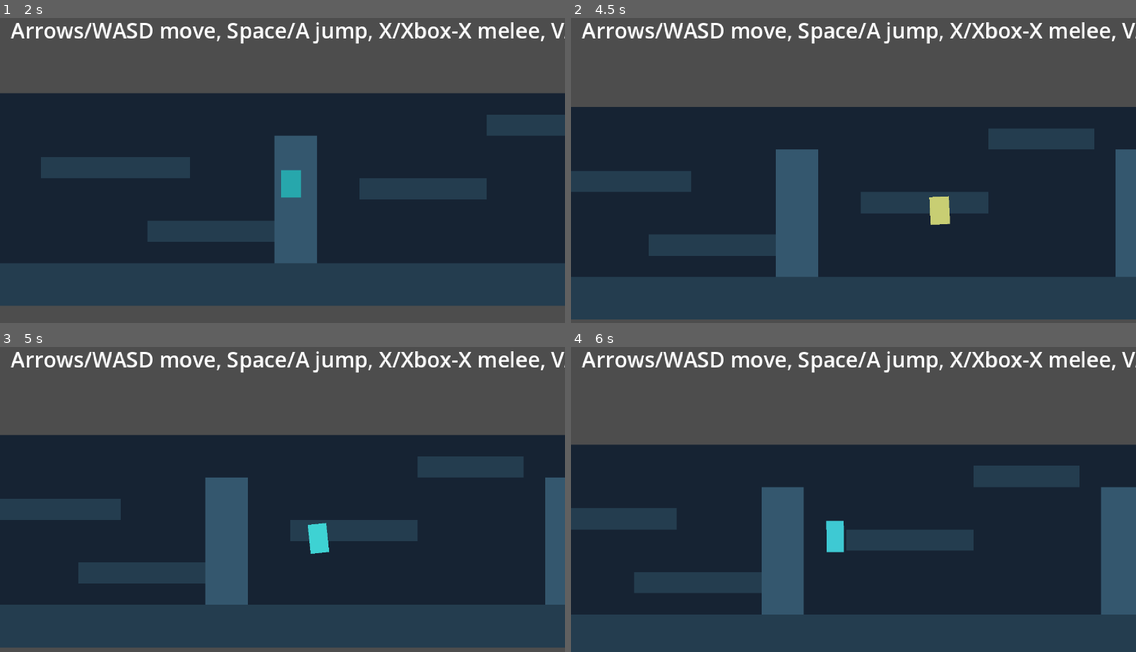
Above: before the commit, frames 1-4 (two rows, left to right).
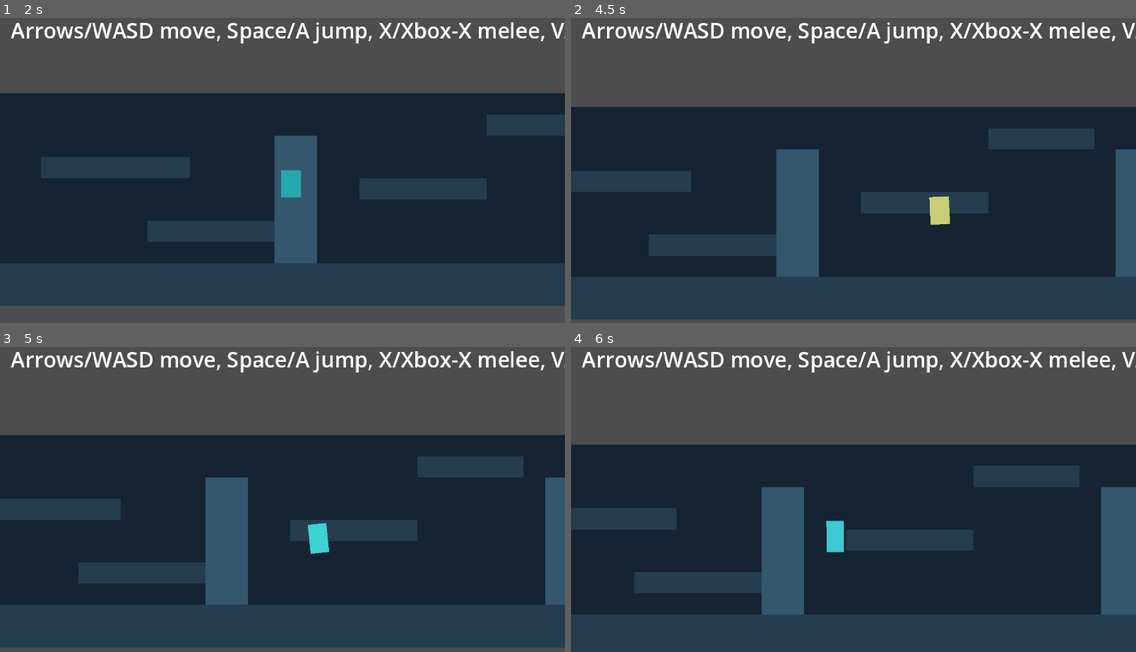
Above: after the commit, the same moments.

Repository: andrewgilliland/awash
Game: Godot game, scene res://scenes/main.tscn
Same seed, same stepped clock (60 frames per second), same inputs: the game is played once before the commit and once after it.
Inputs:
- Up to frame 1 (2 s): tap Enter at 0.5 s; hold Right (move_right) from 0.53 s (still down); tap E (interact) at 0.6 s; tap Space (jump) at 0.77, 1.52 s; tap X (melee_attack) at 1.35 s
- Up to frame 2 (4.5 s): release Right (move_right) at 2.03 s; hold Left (move_left) 2.03-2.78 s; tap V (ranged_attack) at 2.1 s; hold Right (move_right) 2.78-4.28 s; tap C at 2.85 s; tap Space (jump) at 3.02, 3.77 s; tap E (interact) at 3.6 s; hold Left (move_left) from 4.28 s (still down); tap X (melee_attack) at 4.35 s
- Up to frame 3 (5 s): keep holding Left (move_left); tap Space (jump) at 4.52 s
- Up to frame 4 (6 s): release Left (move_left) at 5.03 s; hold Right (move_right) 5.03-5.78 s; tap V (ranged_attack) at 5.1 s; hold Left (move_left) from 5.78 s (still down); tap C at 5.85 s

Frame 1 is identical in both runs. In frame 2, 0.1% of the frame differs, in the area x 36-44%, y 43-85%; in frame 3, less than 0.1%; in frame 4, less than 0.1%.

Commit message:
Step 8 polish: expand biome 01 to 8-room layout

Diff:
--- a/scenes/world/world_biome_01.tscn
+++ b/scenes/world/world_biome_01.tscn
@@ -1,9 +1,9 @@
-[gd_scene load_steps=9 format=3]
+[gd_scene load_steps=13 format=3]
 
 [ext_resource type="Script" path="res://scripts/world/world_biome_01.gd" id="1_8yj6f"]
 
 [sub_resource type="RectangleShape2D" id="RectangleShape2D_floor"]
-size = Vector2(1024, 64)
+size = Vector2(2048, 64)
 
 [sub_resource type="RectangleShape2D" id="RectangleShape2D_r1"]
 size = Vector2(96, 16)
@@ -23,6 +23,18 @@
 [sub_resource type="RectangleShape2D" id="RectangleShape2D_r4"]
 size = Vector2(112, 16)
 
+[sub_resource type="RectangleShape2D" id="RectangleShape2D_r5a"]
+size = Vector2(96, 16)
+
+[sub_resource type="RectangleShape2D" id="RectangleShape2D_r6a"]
+size = Vector2(128, 16)
+
+[sub_resource type="RectangleShape2D" id="RectangleShape2D_r7a"]
+size = Vector2(112, 16)
+
+[sub_resource type="RectangleShape2D" id="RectangleShape2D_r8a"]
+size = Vector2(144, 16)
+
 [node name="WorldBiome01" type="Node2D"]
 script = ExtResource("1_8yj6f")
 
@@ -40,7 +52,7 @@
 [node name="Collision" type="Node2D" parent="."]
 
 [node name="Floor" type="StaticBody2D" parent="Collision"]
-position = Vector2(280, 240)
+position = Vector2(792, 240)
 
 [node name="CollisionShape2D" type="CollisionShape2D" parent="Collision/Floor"]
 shape = SubResource("RectangleShape2D_floor")
@@ -81,5 +93,29 @@
 [node name="CollisionShape2D" type="CollisionShape2D" parent="Collision/Room4Platform"]
 shape = SubResource("RectangleShape2D_r4")
 
+[node name="Room5Platform" type="StaticBody2D" parent="Collision"]
+position = Vector2(1072, 160)
+
+[node name="CollisionShape2D" type="CollisionShape2D" parent="Collision/Room5Platform"]
+shape = SubResource("RectangleShape2D_r5a")
+
+[node name="Room6Platform" type="StaticBody2D" parent="Collision"]
+position = Vector2(1240, 144)
+
+[node name="CollisionShape2D" type="CollisionShape2D" parent="Collision/Room6Platform"]
+shape = SubResource("RectangleShape2D_r6a")
+
+[node name="Room7Platform" type="StaticBody2D" parent="Collision"]
+position = Vector2(1480, 160)
+
+[node name="CollisionShape2D" type="CollisionShape2D" parent="Collision/Room7Platform"]
+shape = SubResource("RectangleShape2D_r7a")
+
+[node name="Room8Platform" type="StaticBody2D" parent="Collision"]
+position = Vector2(1704, 176)
+
+[node name="CollisionShape2D" type="CollisionShape2D" parent="Collision/Room8Platform"]
+shape = SubResource("RectangleShape2D_r8a")
+
 [node name="Spawn" type="Marker2D" parent="."]
 position = Vector2(90, 180)
--- a/scripts/player/player.gd
+++ b/scripts/player/player.gd
@@ -59,7 +59,7 @@
 @export var camera_look_ahead_distance: float = 36.0
 @export var camera_look_ahead_vertical: float = 20.0
 @export var camera_look_ahead_lerp_speed: float = 8.0
-@export var camera_room_bounds: Rect2 = Rect2(-232.0, 0.0, 1024.0, 270.0)
+@export var camera_room_bounds: Rect2 = Rect2(-232.0, 0.0, 2048.0, 270.0)
 
 var _input_direction: float = 0.0
 var _coyote_timer: float = 0.0
--- a/scripts/world/world_biome_01.gd
+++ b/scripts/world/world_biome_01.gd
@@ -1,7 +1,7 @@
 extends Node2D
 
 const TILE_SIZE: int = 16
-const ROOM_COUNT: int = 4
+const ROOM_COUNT: int = 8
 const ROOM_WIDTH_TILES: int = 16
 const MAP_HEIGHT_TILES: int = 16
 const FLOOR_Y: int = 14
@@ -92,6 +92,22 @@
 	_fill_rect(_ground_layer, source_id, ATLAS_GROUND, 52, 58, 11, 11)
 	_fill_rect(_foreground_layer, source_id, ATLAS_FOREGROUND, 60, 62, 10, 10)
 
+	# Room 5 vertical climb path.
+	_fill_rect(_ground_layer, source_id, ATLAS_GROUND, 68, 73, 10, 10)
+	_fill_rect(_ground_layer, source_id, ATLAS_GROUND, 74, 78, 7, 7)
+
+	# Room 6 long finish platform.
+	_fill_rect(_ground_layer, source_id, ATLAS_GROUND, 84, 92, 9, 9)
+	_fill_rect(_foreground_layer, source_id, ATLAS_FOREGROUND, 93, 94, 8, 12)
+
+	# Room 7 staggered route.
+	_fill_rect(_ground_layer, source_id, ATLAS_GROUND, 100, 106, 10, 10)
+	_fill_rect(_ground_layer, source_id, ATLAS_GROUND, 108, 111, 7, 7)
+
+	# Room 8 final wide shelf.
+	_fill_rect(_ground_layer, source_id, ATLAS_GROUND, 116, 124, 11, 11)
+	_fill_rect(_foreground_layer, source_id, ATLAS_FOREGROUND, 125, 127, 8, 12)
+
 
 func _fill_rect(
 	layer: TileMapLayer,
